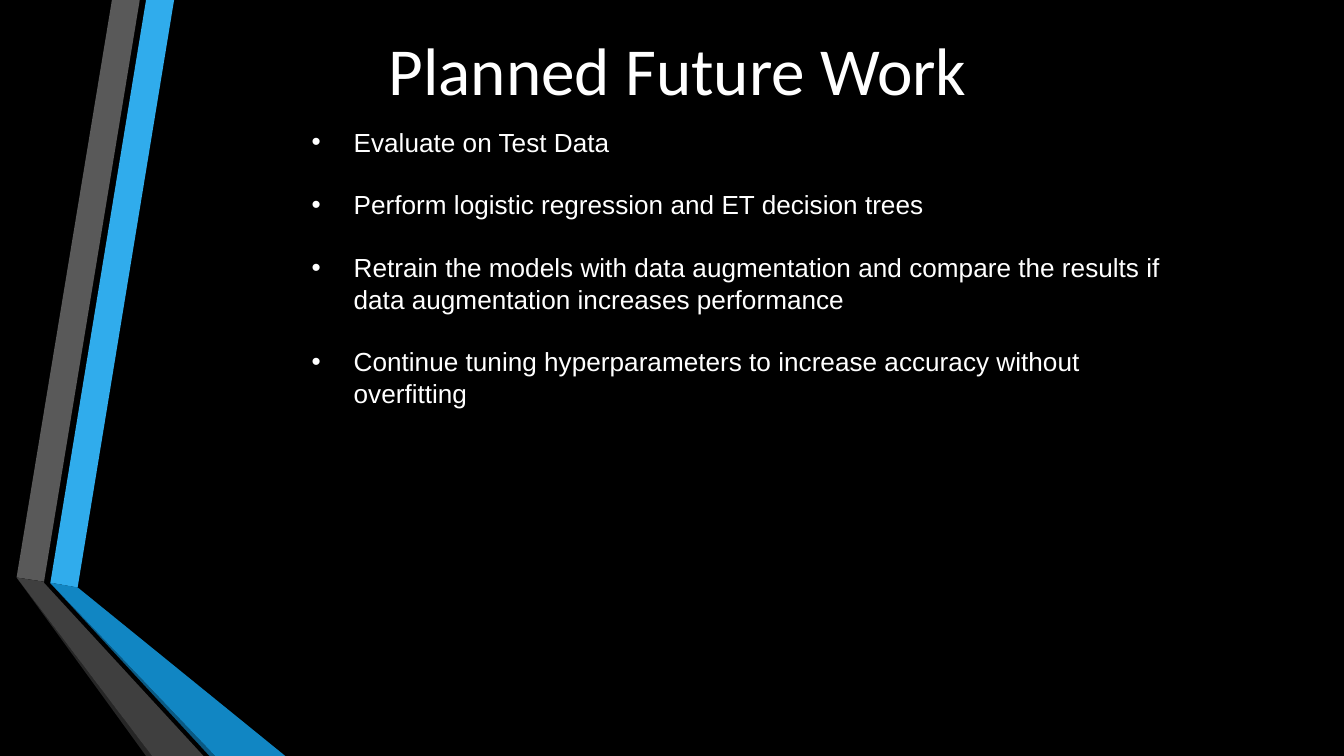
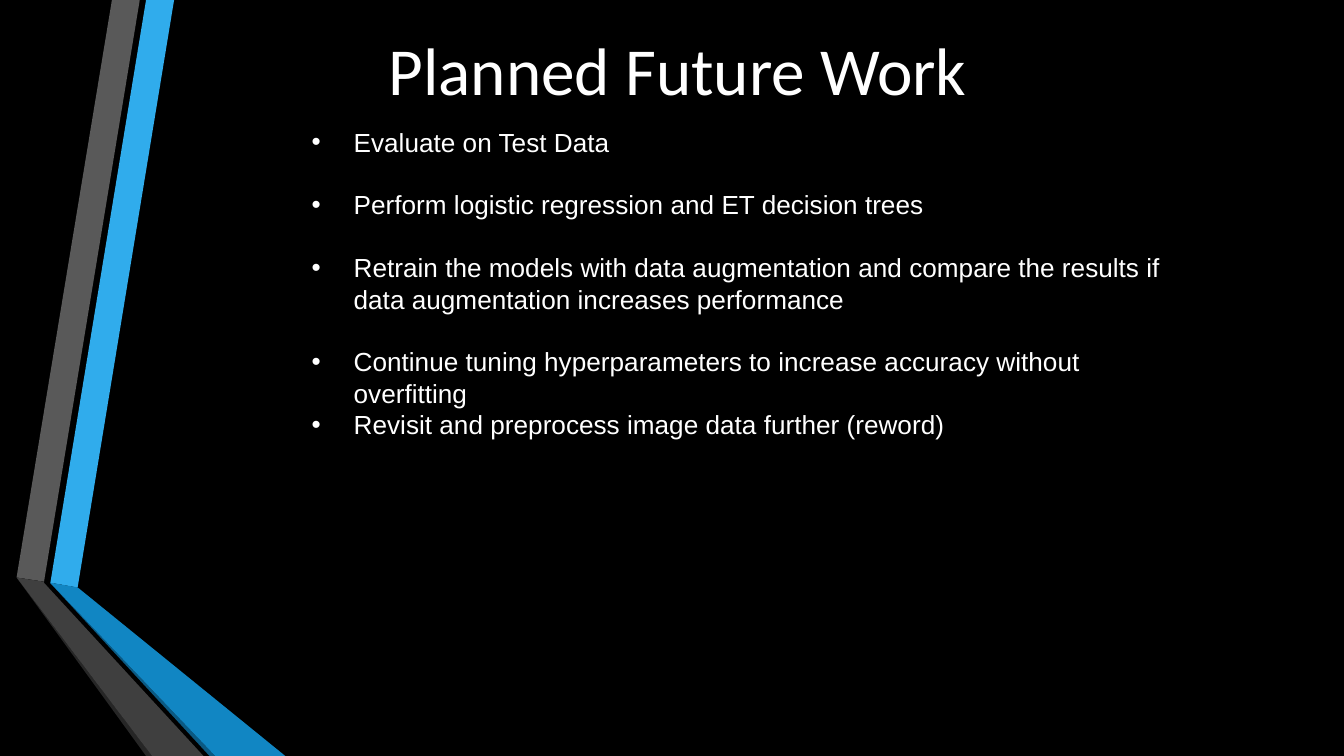
Before and after one commit to Girish-Rajani/Blindess_Detection_Deep_Learning, a slide deck: slide 11 of Blindness Detection Presentation.pptx. Drawn at 1344x756 pixels with LibreOffice and Linux fonts; fonts in the diff are those of the drawing. Boxes give left, top, right and bottom in pixels: in the first picture for what was removed or moved away, otherwise in the second. Text is boxed around its words. In the diff, an @@ line names an element or a change of style, - is before the commit and + after.

```diff
--- a/Blindness Detection Presentation.pptx
+++ b/Blindness Detection Presentation.pptx
@@ text at [354, 415, 944, 440]: paragraph added @@
+• Revisit and preprocess image data further (reword)
```
Also in this commit, not shown: 1 other slide changed.
